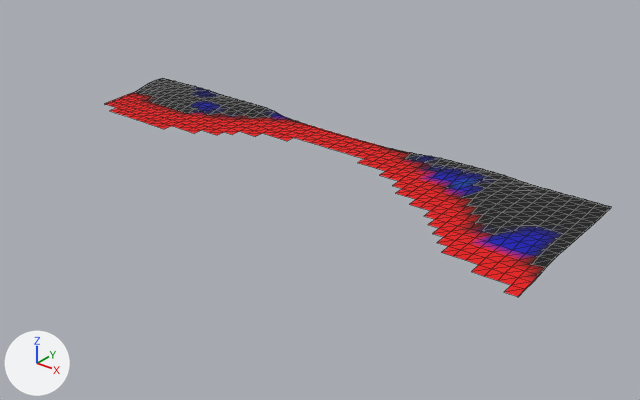
Two versions of the glTF model dushanbe_city/assets/terrain/coast_1600_-800_800.glb, one commit apart.
One viewpoint serves both versions: a 50 mm lens placed at (2729.0, -178.0, 487.0), pointed at (2050.0, 671.0, -40.0). The lights are fixed; the arrows at lower left show +X, +Y and +Z. The older version comes first. Mesh edges are drawn as thin lines. Vertices at exactly the same position are counted once.

The older version as bpy lines, for what is in view:
```python
me_terrain = bpy.data.meshes.new('terrain')
me_terrain.from_pydata(...)  # 520 vertices, 894 faces; spans x -400.0..400.0, y 160.0..400.0, z -4.0..11.0
me_terrain.materials.append(mat_terrain)
ob_terrain = bpy.data.objects.new('terrain', me_terrain)
ob_terrain.location = (2000.0, 400.0, 0.0)
```
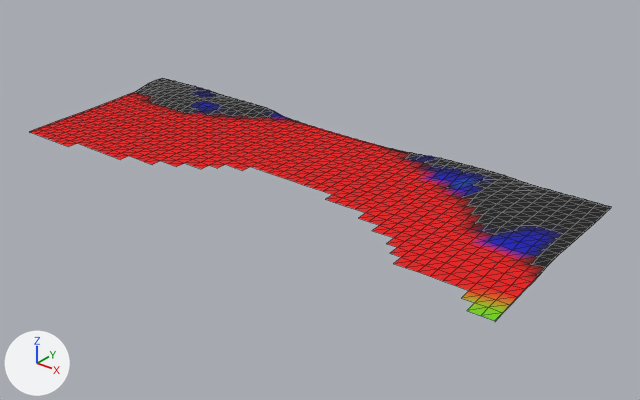
Location of each change, (x1, y1, x2, y2) in pixels of the pictures (640 x 400 px):
'terrain', reshaped (15% wider, 11% taller)
    before: (105, 78, 611, 297)
    after: (29, 78, 611, 321)
part 1 of me_terrain, added (red)
    after: (29, 104, 518, 321)

The change, as a diff of the scene's bpy script:
```diff
--- a/dushanbe_city/assets/terrain/coast_1600_-800_800.glb.py
+++ b/dushanbe_city/assets/terrain/coast_1600_-800_800.glb.py
@@ me_terrain @@
 # used by ob_terrain; location = (2000.0, 400.0, 0.0)
-me_terrain.from_pydata(...)  # 520 vertices, 894 faces; spans x -400.0..400.0, y 160.0..400.0, z -4.0..11.0
+me_terrain.from_pydata(...)  # 855 vertices, 1556 faces; spans x -400.0..400.0, y 112.0..400.0, z -9.0..11.0
+# me_terrain part 1: 335 vertices added at x -400.0..400.0, y 112.0..336.0, z -9.0..-3.0
 me_terrain.materials.append(mat_terrain)
```
